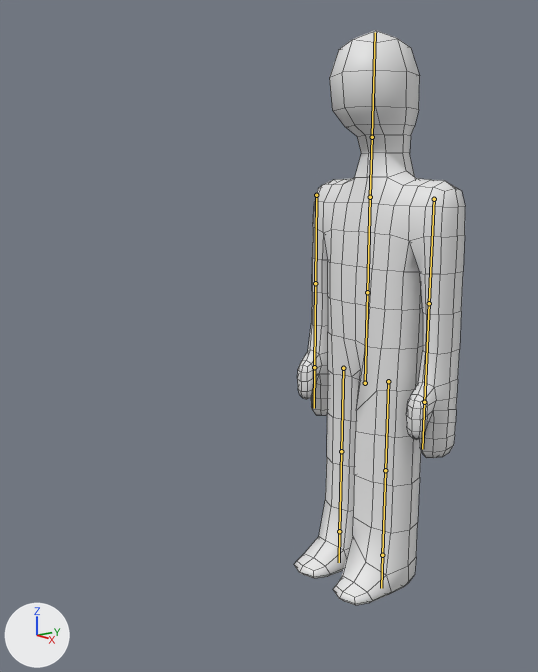
Renders of the Blender file Final-Project/model/humanoid.blend from each side of a commit.
The view is the same before and after, from a camera (50 mm lens) standing at (5.64, -5.56, 4.54) and looking at (0.02, -1.33, 3.01). The axes (+X, +Y, +Z) are drawn at lower left. The lights are the same throughout. The bones that bend it are drawn over the model as lines. Mesh edges are drawn as thin lines.

In view in the first picture: 'Humanoid'.
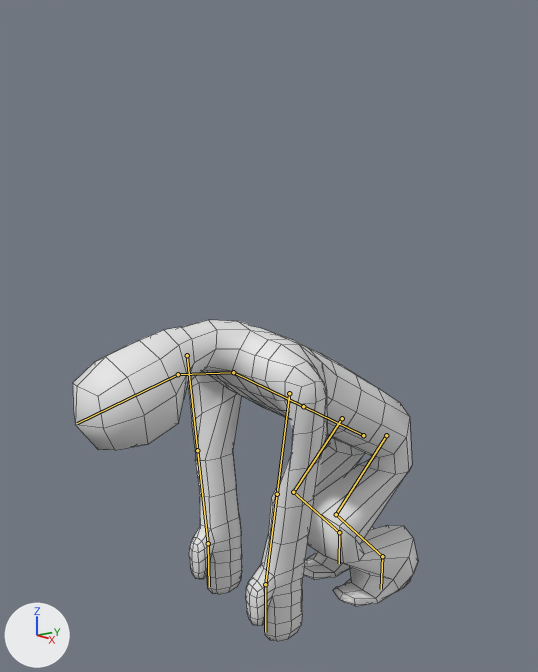
The newer file adds an action. The first version stands in its rest pose; the second is drawn at frame 11 of the action 'PutDown'.

What the commit changed:
Bone 'spine1' (bone_spine1) moves from (0.0, 0.0, 0.0) to (0.0, -0.6, 0.0).
Bone 'spine1' (bone_spine1) turns from (0, 0, 0) to (60, 0, 0) degrees about its own x, y and z.
Bone 'up_arm.R' (bone_up_arm_r) turns from (0, 0, 0) to (-45, 10, 36) degrees about its own x, y and z.
Bone 'hand.R' (bone_hand_r) turns from (0, 0, 0) to (7, 0, 7) degrees about its own x, y and z.
Bone 'up_arm.L' (bone_up_arm_l) turns from (0, 0, 0) to (-28, 18, 47) degrees about its own x, y and z.
Bone 'hand.L' (bone_hand_l) turns from (0, 0, 0) to (-7, 0, -7) degrees about its own x, y and z.
Bone 'neck' (bone_neck) turns from (0, 0, 0) to (23, 0, 0) degrees about its own x, y and z.
Bone 'head' (bone_head) turns from (0, 0, 0) to (23, 0, 0) degrees about its own x, y and z.
Bone 'up_leg.R' (bone_up_leg_r) moves from (0.0, 0.0, 0.0) to (0.0, 0.6, 0.0).
Bone 'up_leg.R' (bone_up_leg_r) turns from (0, 0, 0) to (-29, 8, 32) degrees about its own x, y and z.
Bone 'low_leg.R' (bone_low_leg_r) turns from (0, 0, 0) to (51, 30, -59) degrees about its own x, y and z.
Bone 'foot.R' (bone_foot_r) turns from (0, 0, 0) to (-29, 8, 32) degrees about its own x, y and z.
Bone 'up_leg.L' (bone_up_leg_l) moves from (0.0, 0.0, 0.0) to (0.0, 0.6, 0.0).
Bone 'up_leg.L' (bone_up_leg_l) turns from (0, 0, 0) to (-29, 8, 32) degrees about its own x, y and z.
Bone 'low_leg.L' (bone_low_leg_l) turns from (0, 0, 0) to (51, 30, -59) degrees about its own x, y and z.
Bone 'foot.L' (bone_foot_l) turns from (0, 0, 0) to (-29, 8, 32) degrees about its own x, y and z.

Location of each change, (x1, y1, x2, y2) in pixels of the pictures (538 x 672 px):
'Humanoid', posed (101% wider, 44% shorter): before (294, 30, 465, 605); after (73, 320, 418, 642)
bone 'spine1', root to tip: before (365, 383) to (367, 292); after (363, 435) to (303, 406)
bone 'up_arm.R', root to tip: before (316, 195) to (315, 283); after (187, 355) to (197, 450)
bone 'hand.R', root to tip: before (314, 367) to (314, 408); after (208, 543) to (209, 586)
bone 'up_arm.L', root to tip: before (434, 199) to (429, 303); after (289, 393) to (277, 494)
bone 'hand.L', root to tip: before (424, 402) to (422, 449); after (265, 584) to (265, 632)
bone 'neck', root to tip: before (370, 197) to (372, 137); after (233, 372) to (178, 374)
bone 'head', root to tip: before (372, 137) to (375, 32); after (178, 374) to (77, 423)
bone 'up_leg.R', root to tip: before (343, 368) to (341, 451); after (342, 418) to (293, 492)
bone 'low_leg.R', root to tip: before (341, 451) to (339, 531); after (293, 492) to (339, 532)
bone 'foot.R', root to tip: before (339, 531) to (339, 562); after (339, 532) to (339, 563)
bone 'up_leg.L', root to tip: before (388, 381) to (385, 470); after (386, 435) to (336, 514)
bone 'low_leg.L', root to tip: before (385, 470) to (382, 555); after (336, 514) to (382, 556)
bone 'foot.L', root to tip: before (382, 555) to (381, 588); after (382, 556) to (381, 589)
